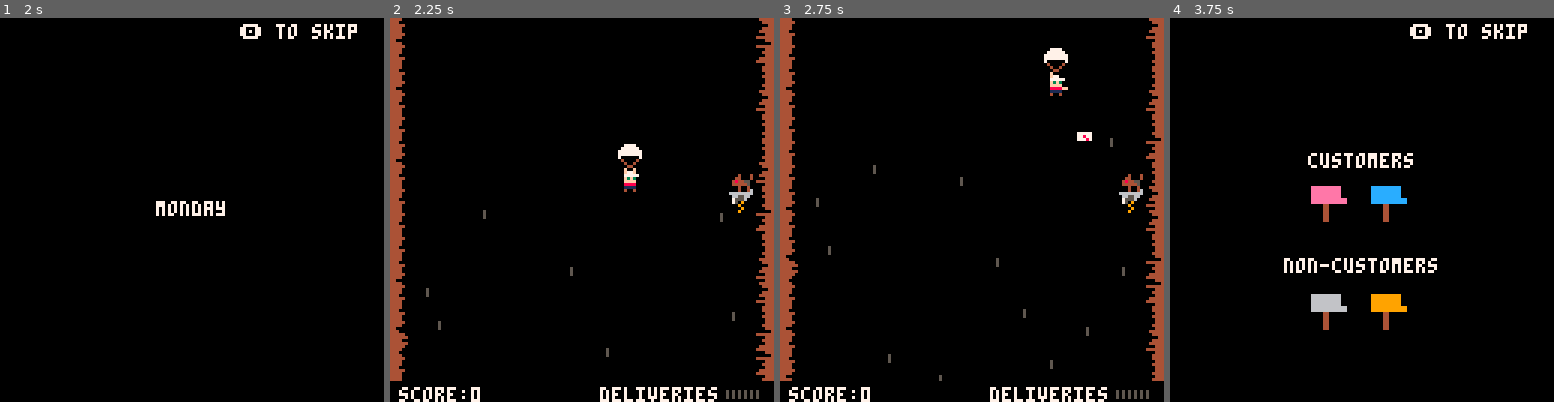
Above: before the commit, frames 1-4 (left to right).
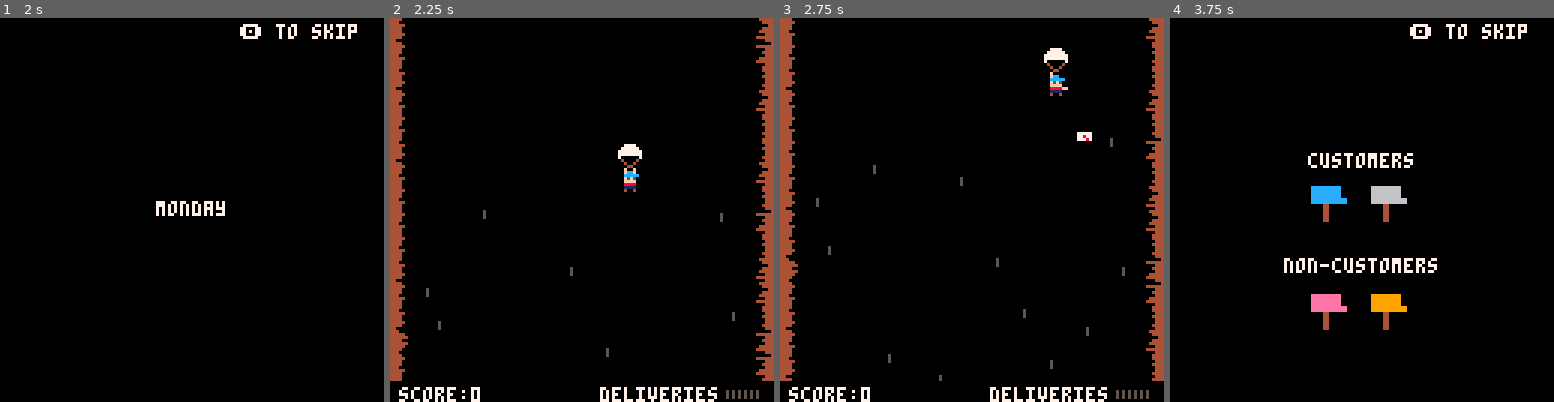
Above: after the commit, the same moments.

Repository: sugarvoid/down-mail
Game: PICO-8 cartridge down_mail.p8
Same seed, same stepped clock (60 frames per second), same inputs: the game is played once before the commit and once after it.
Inputs:
- Up to frame 1 (2 s): tap X (X key) at 0.33, 1.07, 1.85 s; tap O (Z key) at 0.7, 1.7 s; hold Right from 1.6 s (still down)
- Up to frame 2 (2.25 s): release Right at 2.1 s; tap O (Z key) at 2.1 s; hold Up from 2.15 s (still down)
- Up to frame 3 (2.75 s): release Up at 2.42 s; hold Right from 2.47 s (still down); tap O (Z key) at 2.5 s
- Up to frame 4 (3.75 s): tap O (Z key) at 2.9, 3.3, 3.7 s; tap X (X key) at 2.97 s; release Right at 3.03 s; hold Left 3.08-3.58 s; hold Down from 3.63 s (still down)

Frame 1 is identical in both runs. In frame 2, 0.3% of the frame differs, in the area x 60-95%, y 39-51%; in frame 3, 0.3%; in frame 4, 1.2%, in the area x 36-62%, y 43-77%.

Commit message:
Replace lizard with dog

Diff:
--- a/down_mail.p8
+++ b/down_mail.p8
@@ -13,10 +13,9 @@
 #include src/letter.lua
 #include src/mailbox.lua
 #include src/particle.lua
-#include src/lizard.lua
 #include src/ring.lua
 #include src/spawner.lua
-#include src/skull.lua
+#include src/bone.lua
 #include src/ring.lua
 #include src/dog.lua
 
--- a/src/skull.lua
+++ b/src/bone.lua
@@ -1,10 +1,10 @@
---skulls={}
+--bones={}
 
-skull={}
-skull.__index=skull
+bone={}
+bone.__index=bone
 
-function spawn_skull(x,y, p,face_r)
-    local _d=setmetatable({},skull)
+function spawn_bone(x,y, p,face_r)
+    local _d=setmetatable({},bone)
     _d.x=x
     _d.y=y
     _d.target={x=p.x, y=p.y}
@@ -19,11 +19,11 @@
     add(objects.front, _d)
 end
 
-function skull:set_target(obj)
+function bone:set_target(obj)
     self.target=obj
 end
 
-function skull:update()
+function bone:update()
     self.x += self.dx * self.speed
     self.y += self.dy * self.speed
 
@@ -40,6 +40,6 @@
     end
 end
 
-function skull:draw()
+function bone:draw()
     spr(self.img,self.x,self.y,1,1,self.facing_r)
 end
--- a/src/dog.lua
+++ b/src/dog.lua
@@ -1,33 +1,123 @@
+dog = {}
+dog.__index = dog
 dogs = {}
 
-dog = {}
-dog.__index = dog
+local throw_times = {30*3,30*2,30*1}
+local y_range = { 10, 90 }
 
 function spawn_dog()
     local d = setmetatable({}, dog)
-    d.x = 113
+    d.x = rnd({113,7})
     d.y = 50
+    d.w = 8
+    d.h = 14
     d.facing_l = d.x < 128 / 2
-    d.b_col = rnd(cols)
+    d.col = rnd({4,7})
     d.img = 19
+    d.agro=1
+    d.tmr_move = randsec_rang(6, 7)
+    d.timer = 150
+    d.time_on_screen = 0
     d.empty = true
+    d.tmr_throw = throw_times[d.agro]
     d.damaged = false
     d.dir = 0
     d.dx = 1.3
+    d.curr_y = 50
+    d.is_moving = false
+    d.in_play = true
+    d.amplitude = 10
+    d.frequency = 0.2
+
+
+
+    if not d.facing_l then
+        --d.x = 113
+        --d.facing_r = true
+        d.bone_x=114
+    else
+        --d.x = 5
+       -- d.facing_r = false
+        d.bone_x=11
+    end
+
+
     add(dogs, d)
 end
 
 function dog:update()
+    if self.in_play then
+        self.time_on_screen+=1
+        self.tmr_move -= 1 -- math.clamp(0, self.tmr_move - 1, 90)
+        self.tmr_throw -= 1 --math.clamp(0, self.tmr_throw - 1, 90)
 
+        if self.tmr_move <= 0 and self.agro < 3 then
+            self:move( randi_rang(y_range[1], y_range[2]))
+        end
+
+        self.y += self.frequency
+
+        if self.y <= self.curr_y - 2 then
+            self.frequency *=-1
+
+        elseif self.y >= self.curr_y + 2 then
+            self.frequency *=-1
+        end
+
+        --self.y = self.curr_y + sin(self.frequency * self.curr_y) * self.amplitude
+
+        if self.time_on_screen == 30*5 then
+            self.time_on_screen = 0
+            self.agro = mid(1, self.agro + 1, #throw_times)
+            self.tmr_throw=throw_times[self.agro]
+        end
+
+        if self.tmr_throw == 0 then
+            self:throw_bone()
+        end
+
+        for l in all(letters) do
+            if is_colliding_pro(l, self) then
+                sfx(10)
+                del(letters, l)
+                self:exit()
+            end
+        end
+    end
 end
 
 function dog:take_damage()
 
 end
 
+function dog:enter()
+
+end
+
+function dog:move(new_y)
+    --self.curr_animation = self.animations["climb"]
+    self.y = new_y
+    self.curr_y = new_y
+    if self.y == new_y then
+        --self.curr_animation = self.animations["idle"]
+        self.tmr_move = randsec_rang(4, 8)
+    end
+end
+
+function dog:throw_bone()
+    --self.curr_animation = self.animations["throw"]
+    sfx(1)
+    self.tmr_throw = throw_times[self.agro]
+    spawn_bone(self.bone_x, self.y+4, p1, self.facing_r)
+end
+
+function dog:exit()
+    del(dogs, self)
+end
+
 function dog:draw()
-    pal(6, self.b_col)
+    pal(14, self.col)
     spr(self.img, self.x, self.y, 1, 1, self.facing_l)
     pal()
-    spr(3, self.x, self.y + 7)
+    spr(3, self.x, self.y + 7, 1, 1, self.facing_l)
 end
--- a/src/main.lua
+++ b/src/main.lua
@@ -84,7 +84,6 @@
     poke(0x5f5c, 255)
     menuitem(3, hint_txt, my_menu_item)
     restart_game()
-    spawn_dog()
 end
 
 function my_menu_item(b)
@@ -203,10 +202,12 @@
     p1:update()
     update_particles()
     update_objects()
-    update_lizards()
     update_letters()
     for t in all(twisters) do
         t:update()
+    end
+    for d in all(dogs) do
+        d:update()
     end
 
     map_y += .2
@@ -304,7 +305,6 @@
 
     map(0, map_y)
     draw_gui()
-    draw_lizards()
 
     if debug then
         for k, v in ipairs(lanes) do
--- a/src/spawner.lua
+++ b/src/spawner.lua
@@ -1,5 +1,3 @@
-
-
 lanes = {
     { 16,  false },
     { 25,  false },
@@ -19,72 +17,72 @@
     rock_2 = randsec_rang(3, 10),
     mail_box = randsec_rang(3, 10),
     mail_box_2 = randsec_rang(1, 2),
-    lizard = 30 * 10,
+    dog = 30 * 10,
     ring = 30,
     ammo = 30,
     running = true,
 
     update = function(self)
         if self.running then
+            if g_state == gamestates.game then
+                self.rock_1 -= 1
+                self.rock_2 -= 1
+                self.mail_box -= 1
+                self.mail_box_2 -= 1
+                self.dog -= 1
+                self.ammo -= 1
 
+                if self.rock_1 <= 0 then
+                    local lane = get_available_lane()
+                    spawn_rock(lane)
+                    self.rock_1 = randsec_rang(3, 10)
+                end
 
-        if g_state == gamestates.game then
-            self.rock_1 -= 1
-            self.rock_2 -= 1
-            self.mail_box -= 1
-            self.mail_box_2 -= 1
-            self.lizard -= 1
-            self.ammo -= 1
+                if self.rock_2 <= 0 then
+                    local lane = get_available_lane()
+                    spawn_rock(lane)
+                    self.rock_2 = randsec_rang(3, 10)
+                end
 
-            if self.rock_1 <= 0 then
-                local lane = get_available_lane()
-                spawn_rock(lane)
-                self.rock_1 = randsec_rang(3, 10)
-            end
+                if self.mail_box <= 0 then
+                    local lane = get_available_lane()
+                    spawn_mbox(lane)
+                    self.mail_box = randsec_rang(2, 4)
+                end
 
-            if self.rock_2 <= 0 then
-                local lane = get_available_lane()
-                spawn_rock(lane)
-                self.rock_2 = randsec_rang(3, 10)
-            end
+                if self.mail_box_2 <= 0 then
+                    local lane = get_available_lane()
+                    spawn_mbox(lane)
+                    self.mail_box_2 = randsec_rang(2, 4)
+                end
 
-            if self.mail_box <= 0 then
-                local lane = get_available_lane()
-                spawn_mbox(lane)
-                self.mail_box = randsec_rang(2, 4)
-            end
+                if self.dog <= 0 then
+                    self.dog = randsec_rang(9, 20)
+                    if #dogs == 0 then
+                        spawn_dog()
+                    end
+                end
 
-            if self.mail_box_2 <= 0 then
-                local lane = get_available_lane()
-                spawn_mbox(lane)
-                self.mail_box_2 = randsec_rang(2, 4)
-            end
+                -- update objects
+                for mb in all(mailboxes) do
+                    mb:update()
+                end
+                for r in all(rocks) do
+                    r:update()
+                end
+            elseif g_state == gamestates.bonus then
+                self.ring -= 1
 
-            if self.lizard <= 0 then
-                self.lizard = randsec_rang(9, 20)
-                spawn_lizard()
-            end
+                if self.ring <= 0 then
+                    spawn_ring()
+                    self.ring = 60
+                end
 
-            -- update objects
-            for mb in all(mailboxes) do
-                mb:update()
-            end
-            for r in all(rocks) do
-                r:update()
-            end
-        elseif g_state == gamestates.bonus then
-            self.ring -= 1
-
-            if self.ring <= 0 then
-                spawn_ring()
-                self.ring = 60
-            end
-
-            for r in all(rings) do
-                r:update()
+                for r in all(rings) do
+                    r:update()
+                end
             end
         end
-    end
     end,
     reset = function()
         clear_objs()
@@ -107,16 +105,15 @@
     lanes[lane][2] = occupied
 end
 
-
 function clear_objs()
     mailboxes = {}
-        rocks = {}
-        rings = {}
-        twisters = {}
-        lizards = {}
-        objects.front = {}
-        objects.back = {}
-        all_particles = {}
-        thing_on_left = false
+    rocks = {}
+    rings = {}
+    twisters = {}
+    dogs = {}
+    objects.front = {}
+    objects.back = {}
+    all_particles = {}
+    thing_on_left = false
     thing_on_right = false
 end
Not shown, changed: 39 lines of the sprite sheet (__gfx__) section of down_mail.p8
Not shown, changed: the sound effects (__sfx__) section of down_mail.p8
Not shown, changed: readme.md
